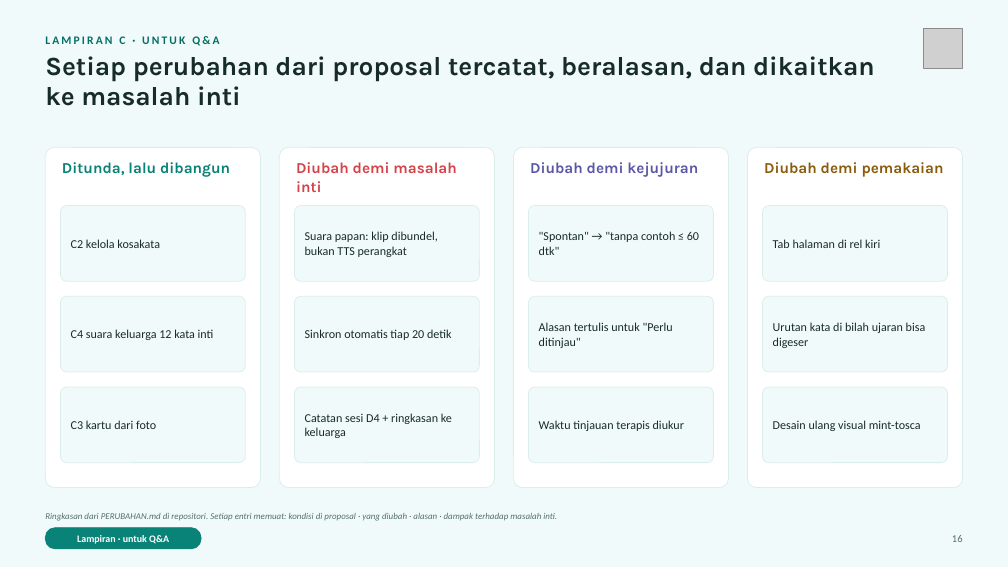
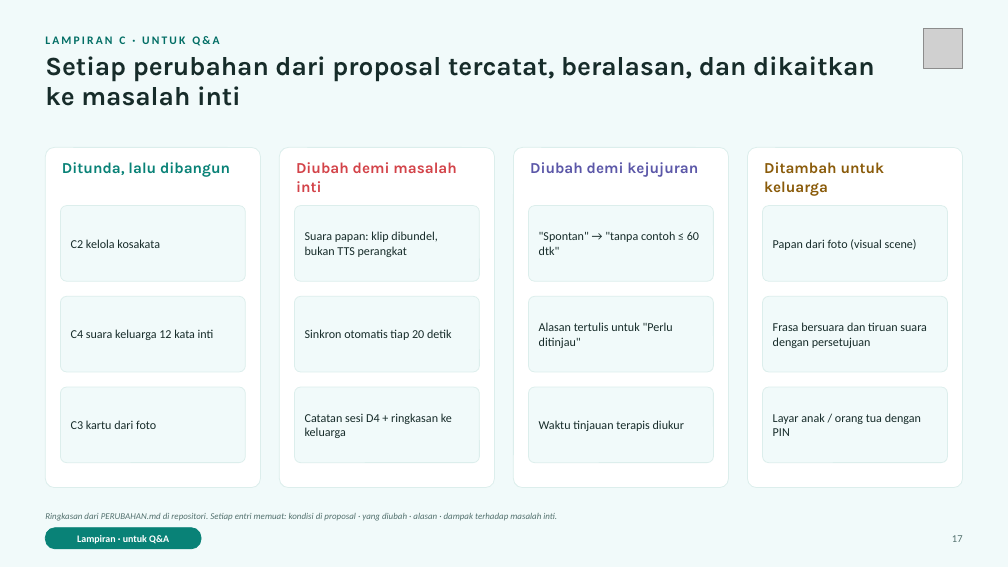
Before and after one commit to MikaelAdikara/Nyambung, a slide deck: slide 17 of deck/Nyambung-Pitch-Deck.pptx (slide 16 before the commit). Drawn at 1008x567 pixels with LibreOffice and Linux fonts; fonts in the diff are those of the drawing; grey boxes stand for pictures. Boxes give left, top, right and bottom in pixels: in the first picture for what was removed or moved away, otherwise in the second. Text is boxed around its words. In the diff, an @@ line names an element or a change of style, - is before the commit and + after.

```diff
--- a/deck/Nyambung-Pitch-Deck.pptx
+++ b/deck/Nyambung-Pitch-Deck.pptx
@@ text at box(764, 162, 885, 196): text changed @@
-Diubah demi pemakaian
+Ditambah untuk keluarga
@@ text in rounded rectangle at box(773, 239, 917, 250): text changed @@
-Tab halaman di rel kiri
+Papan dari foto (visual scene)
@@ text in rounded rectangle at box(773, 322, 927, 348): text changed @@
-Urutan kata di bilah ujaran bisa digeser
+Frasa bersuara dan tiruan suara dengan persetujuan
@@ text in rounded rectangle at box(773, 413, 921, 436): text changed @@
-Desain ulang visual mint-tosca
+Layar anak / orang tua dengan PIN
@@ text at box(952, 535, 963, 542): text changed @@
-16
+17
```
Also in this commit, not shown: 10 other slides changed, 3 slides added, 2 slides removed, 3 other files.
